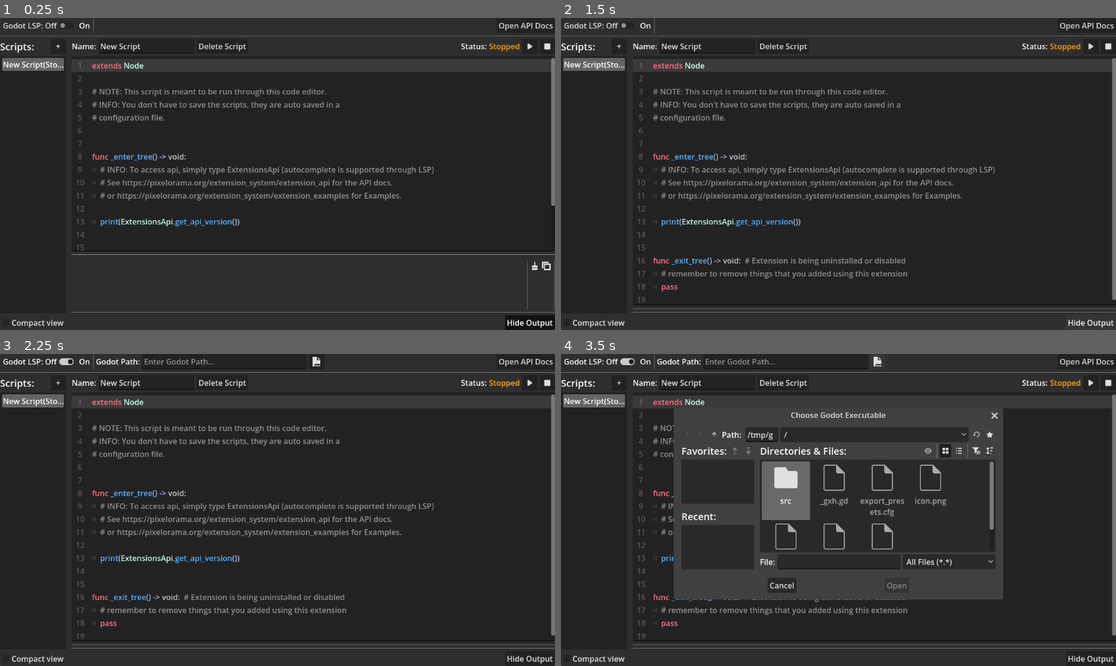
Above: before the commit, frames 1-4 (two rows, left to right).
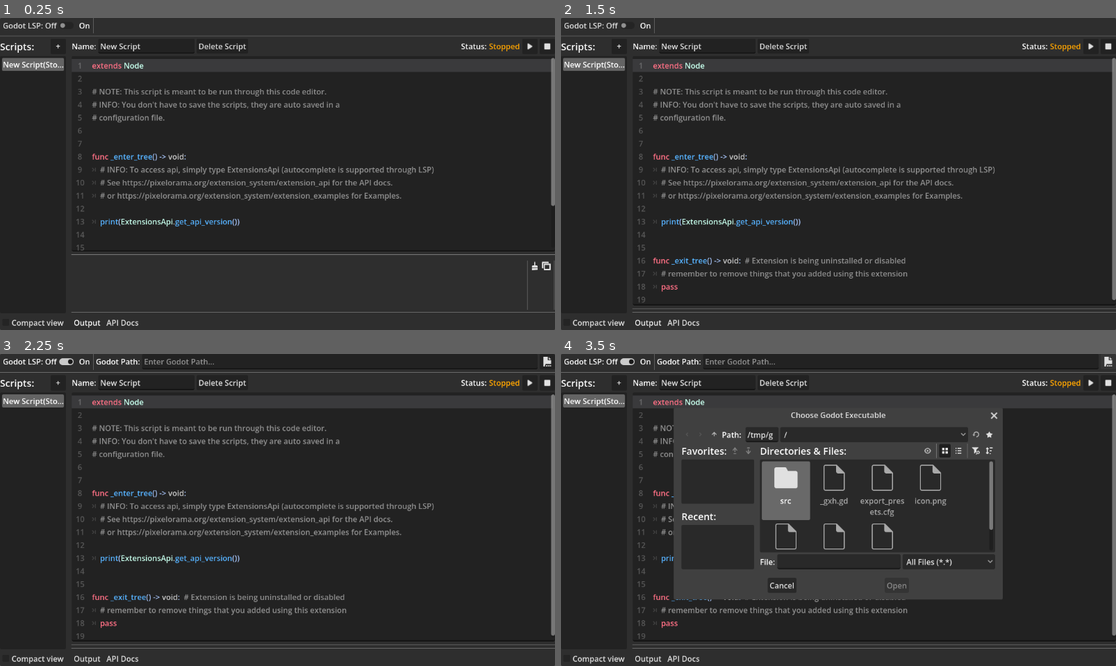
Above: after the commit, the same moments.

Repository: Variable-Interactive/Pixelorame-Ceramic
Game: Godot game, scene res://src/Extensions/Ceramic/CeramicEditor/Ceramic.tscn
Two runs of this game, one before a commit and one after it. Both use one fixed random seed, a clock stepped at 60 frames per second and the inputs below.
Inputs (mouse positions are in pixels of both pictures, inside the frame that each line leads up to; where the layout moved, square brackets give the same spot in the first picture):
- Up to frame 1 (0.25 s): no input
- Up to frame 2 (1.5 s): click "Open API Docs" (after the commit: "API Docs") at 0.5 s; click "Hide Output" (after the commit: "Output") at 1.25 s
- Up to frame 3 (2.25 s): click "Godot LSP: Off" at 2 s
- Up to frame 4 (3.5 s): click (1110, 360) [877, 360] at 2.75 s

The runs differ from the first frame. In frame 1, 0.6% of the frame differs, in the area x 13-100%, y 1-100%; in frame 2, 0.3%; in frame 3, 0.4%; in frame 4, 0.6%, in the area x 13-100%, y 0-100%.

Commit message:
moved api button to bottom bar

Diff:
--- a/src/Extensions/Ceramic/CeramicEditor/Ceramic.tscn
+++ b/src/Extensions/Ceramic/CeramicEditor/Ceramic.tscn
@@ -69,11 +69,6 @@
 expand_mode = 1
 stretch_mode = 5
 
-[node name="APIHelp" type="Button" parent="VBoxContainer/GodotBar" unique_id=189559236]
-layout_mode = 2
-size_flags_horizontal = 10
-text = "Open API Docs"
-
 [node name="HSeparator" type="HSeparator" parent="VBoxContainer" unique_id=1132037077 groups=["HideInCompact"]]
 layout_mode = 2
 
@@ -258,15 +253,25 @@
 [node name="HSeparator" type="HSeparator" parent="VBoxContainer/HSplitContainer/VBoxContainer" unique_id=256413398]
 layout_mode = 2
 
-[node name="BottomBar" type="HBoxContainer" parent="VBoxContainer/HSplitContainer/VBoxContainer" unique_id=1227358673]
-layout_mode = 2
-alignment = 2
-
-[node name="LogButton" type="Button" parent="VBoxContainer/HSplitContainer/VBoxContainer/BottomBar" unique_id=1056052359]
+[node name="BottomBar" type="ScrollContainer" parent="VBoxContainer/HSplitContainer/VBoxContainer" unique_id=889455857]
+layout_mode = 2
+vertical_scroll_mode = 0
+
+[node name="Buttons" type="HBoxContainer" parent="VBoxContainer/HSplitContainer/VBoxContainer/BottomBar" unique_id=1227358673]
+layout_mode = 2
+size_flags_horizontal = 3
+
+[node name="LogButton" type="Button" parent="VBoxContainer/HSplitContainer/VBoxContainer/BottomBar/Buttons" unique_id=1056052359]
 layout_mode = 2
 toggle_mode = true
 button_pressed = true
-text = "Hide Output"
+text = "Output"
+flat = true
+
+[node name="APIHelp" type="Button" parent="VBoxContainer/HSplitContainer/VBoxContainer/BottomBar/Buttons" unique_id=189559236]
+layout_mode = 2
+text = "API Docs"
+flat = true
 
 [node name="Activators" type="Node" parent="." unique_id=1396606233]
 unique_name_in_owner = true
@@ -295,7 +300,6 @@
 [connection signal="toggled" from="VBoxContainer/GodotBar/LSPEnabled" to="." method="_on_lsp_enabled_toggled"]
 [connection signal="text_changed" from="VBoxContainer/GodotBar/PathContainer/GodotPath" to="." method="_on_godot_path_text_changed"]
 [connection signal="pressed" from="VBoxContainer/GodotBar/PathContainer/FileBrowse" to="." method="_on_file_browse_pressed"]
-[connection signal="pressed" from="VBoxContainer/GodotBar/APIHelp" to="." method="_on_api_help_pressed"]
 [connection signal="pressed" from="VBoxContainer/HSplitContainer/ScriptTabs/HBoxContainer/NewScriptButton" to="." method="_on_new_script_button_pressed"]
 [connection signal="item_selected" from="VBoxContainer/HSplitContainer/ScriptTabs/ScriptList" to="." method="_on_script_list_item_selected"]
 [connection signal="toggled" from="VBoxContainer/HSplitContainer/ScriptTabs/CompactMode" to="." method="_on_compact_mode_toggled"]
@@ -305,5 +309,6 @@
 [connection signal="pressed" from="VBoxContainer/HSplitContainer/VBoxContainer/HBoxContainer/StopScript" to="." method="_on_stop_script_pressed"]
 [connection signal="pressed" from="VBoxContainer/HSplitContainer/VBoxContainer/VSplitContainer/Output/LogButtons/ClearLog" to="." method="_on_clear_log_pressed"]
 [connection signal="pressed" from="VBoxContainer/HSplitContainer/VBoxContainer/VSplitContainer/Output/LogButtons/CopyLog" to="." method="_on_copy_log_pressed"]
-[connection signal="toggled" from="VBoxContainer/HSplitContainer/VBoxContainer/BottomBar/LogButton" to="." method="_on_log_button_toggled"]
+[connection signal="toggled" from="VBoxContainer/HSplitContainer/VBoxContainer/BottomBar/Buttons/LogButton" to="." method="_on_log_button_toggled"]
+[connection signal="pressed" from="VBoxContainer/HSplitContainer/VBoxContainer/BottomBar/Buttons/APIHelp" to="." method="_on_api_help_pressed"]
 [connection signal="file_selected" from="CeramicDialogs/ExecutableChooser" to="." method="_on_executable_chooser_file_selected"]
